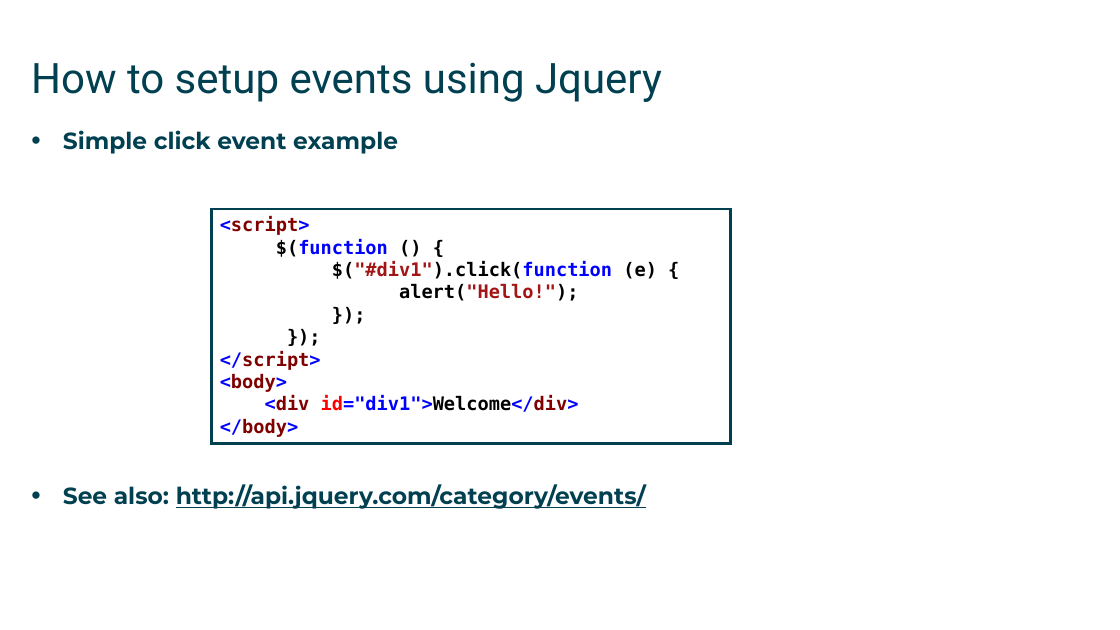
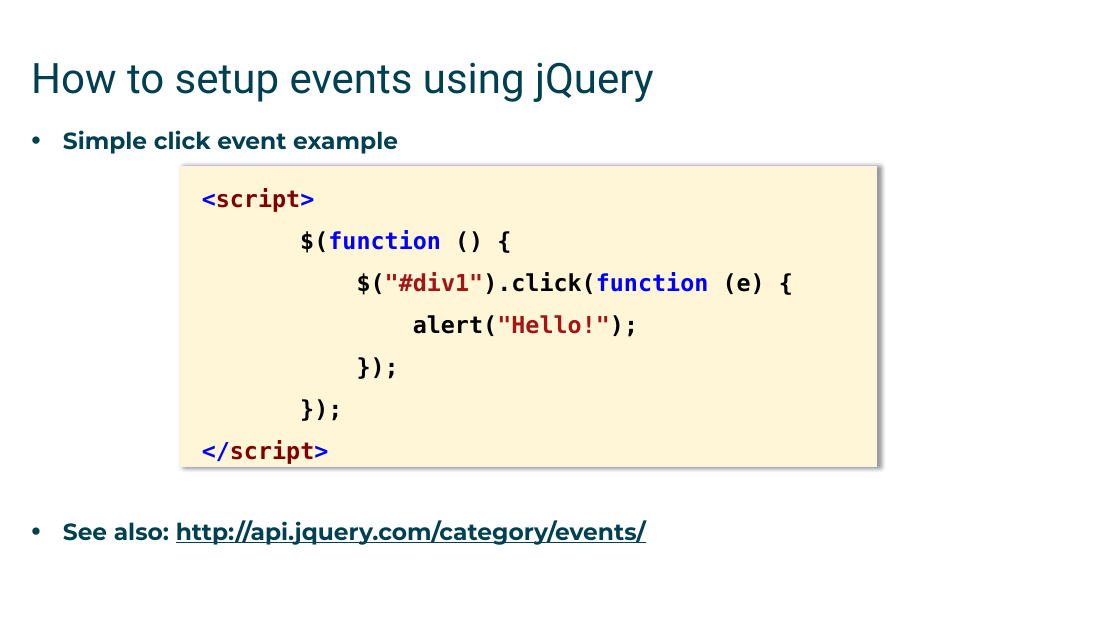
Before and after one commit to mikebaradaran/web_fundamentals, a slide deck: slide 5 of Slides/jQuery/16- Events in jQuery.pptx. Drawn at 1120x630 pixels with LibreOffice and Linux fonts; fonts in the diff are those of the drawing. Boxes give left, top, right and bottom in pixels: in the first picture for what was removed or moved away, otherwise in the second. Text is boxed around its words. In the diff, an @@ line names an element or a change of style, - is before the commit and + after.

```diff
--- a/Slides/jQuery/16- Events in jQuery.pptx
+++ b/Slides/jQuery/16- Events in jQuery.pptx
@@ title at bbox=[31, 62, 654, 102]: text changed @@
-How to setup events using Jquery
+How to setup events using jQuery
@@ text "Simple click event example" rewrapped from bbox=[63, 130, 646, 509] to bbox=[63, 130, 646, 545] @@
@@ rectangle "<script>": place and size @@
-rectangle "<script>" at bbox=[212, 209, 731, 444]
+rectangle "<script>" at bbox=[180, 166, 877, 467]
@@ rectangle "<script>" at bbox=[180, 166, 877, 467]: size 16 to 20 pt, highlight #FFFFFF to none; line spacing 1 to 1.5; fill #FFFFFF to #FEF6D7; outline #004050 2 pt to #F2F2F2 1 pt; shadow on @@
@@ text in rectangle at bbox=[220, 373, 579, 437]: paragraphs removed @@
-<body>
-<div id="div1">Welcome</div>
-</body>
```
Also in this commit, not shown: 3 other slides changed, 7 other files.
